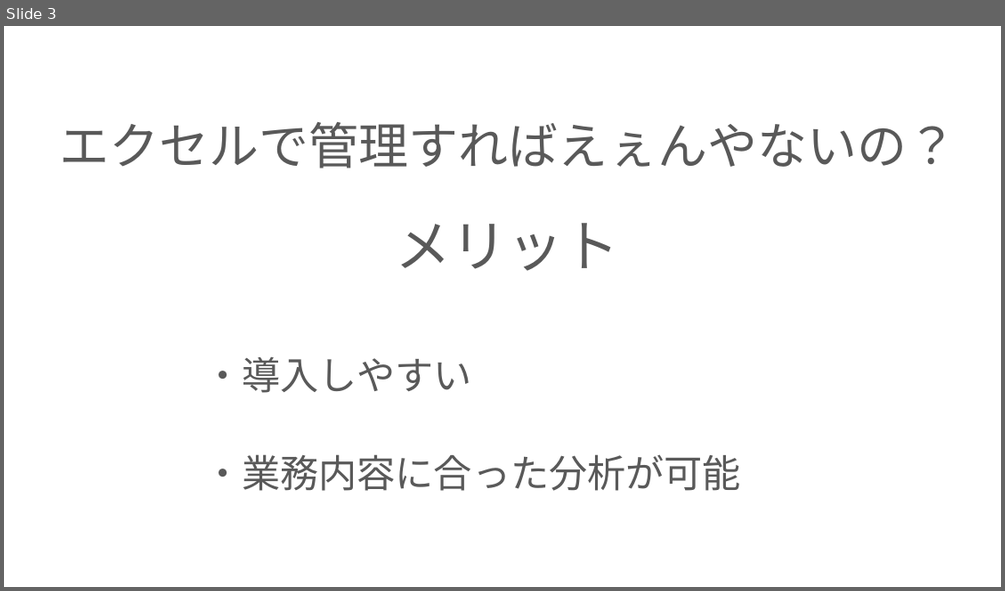
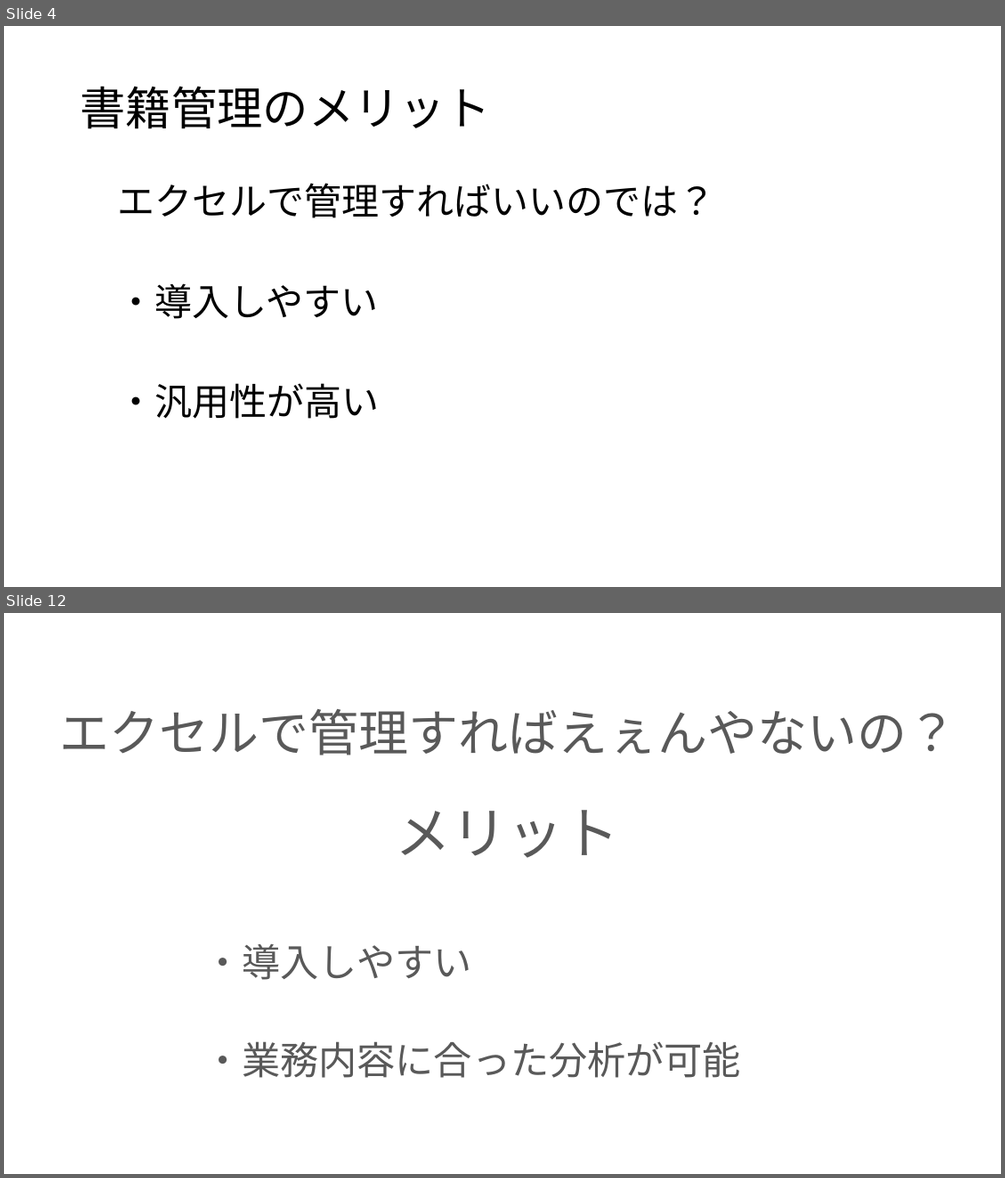
Before and after one commit to ivy239007/PG-, a slide deck: プレゼン/プレゼン資料.pptx. Shown one above the other, each under a label of ours: slide 3 before the commit, slides 4 and 12 after it; the slides between them are not shown. The pictures are 1005x591 and 1005x1178 pixels, drawn with LibreOffice and Linux fonts; fonts in the diff are those of the drawing; background and template pictures are left out. Boxes give left, top, right and bottom in pixels: in the first picture for what was removed or moved away, otherwise in the second. Text is boxed around its words. In the diff, an @@ line names an element or a change of style, - is before the commit and + after.

```diff
--- a/プレゼン/プレゼン資料.pptx
+++ b/プレゼン/プレゼン資料.pptx
@@ slide 4 added at (4, 26, 1001, 587), background picture (left out) @@
@@ title added at (80, 86, 491, 129), 44 pt, text #000000 @@
+書籍管理のメリット
@@ text added at (117, 183, 715, 418), 36 pt, text #000000 @@
+エクセルで管理すればいいのでは？
+・導入しやすい
+・汎用性が高い
@@ what was slide 3 is now slide 12 @@
```
Also in this commit, not shown: 3 slides changed, 8 other slides added.
